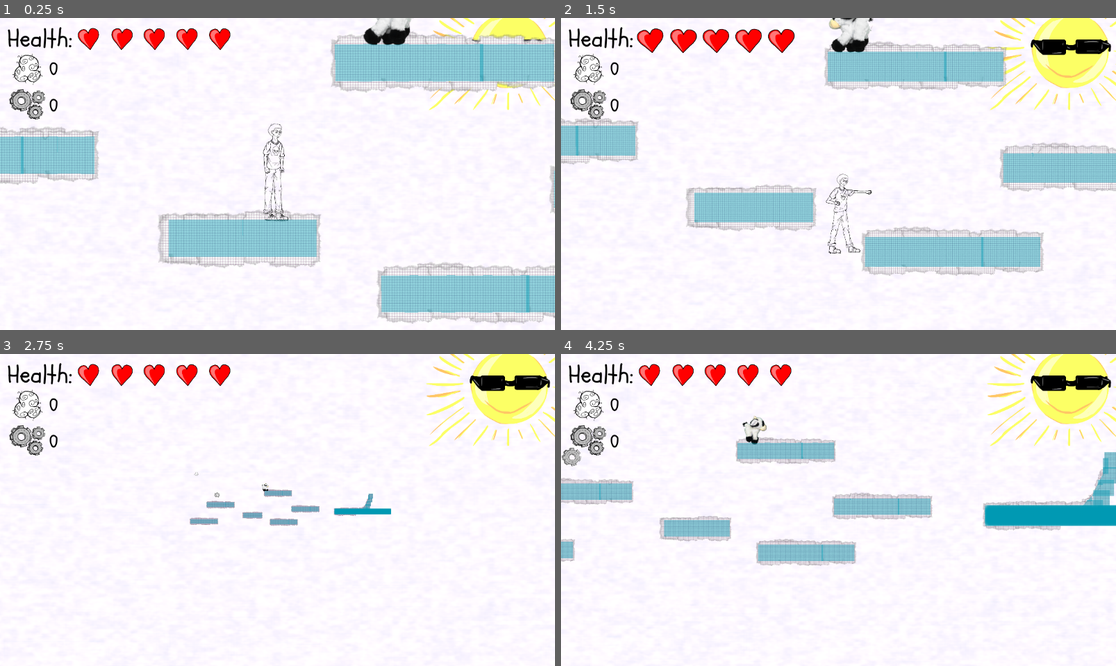
Above: before the commit, frames 1-4 (two rows, left to right).
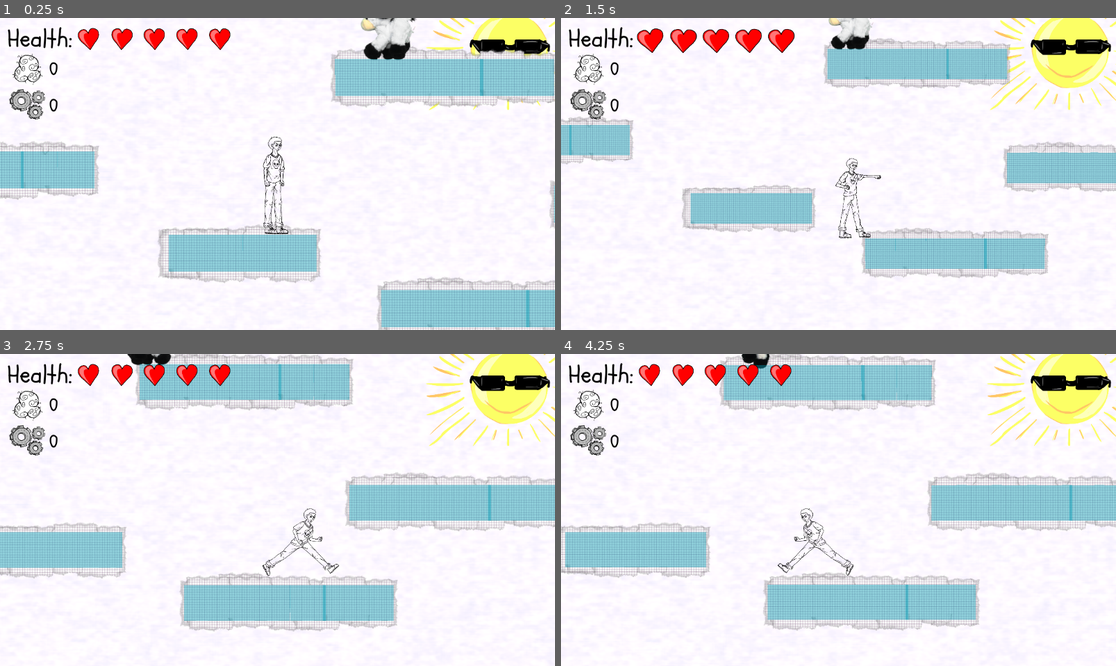
Above: after the commit, the same moments.

Repository: asger-finding/ddu-syds-droemmerejse
Game: Godot game, scene res://Root.tscn
Two runs of this game, one before a commit and one after it. Both use one fixed random seed, a clock stepped at 60 frames per second and the inputs below.
Inputs:
- Up to frame 1 (0.25 s): no input
- Up to frame 2 (1.5 s): tap Enter (ui_accept) at 0.5, 0.77 s; hold Right (ui_right) 0.53-1.28 s; tap X (Punch) at 0.6, 1.35 s; hold Down (ui_down) from 1.28 s (still down)
- Up to frame 3 (2.75 s): tap Enter (ui_accept) at 1.52 s; release Down (ui_down) at 2.03 s; hold Right (ui_right) from 2.03 s (still down); tap X (Punch) at 2.1 s
- Up to frame 4 (4.25 s): release Right (ui_right) at 2.78 s; hold Up (ui_up) 2.78-3.53 s; tap X (Punch) at 2.85, 3.6 s; tap Enter (ui_accept) at 3.02, 3.77 s; hold Left (ui_left) from 3.53 s (still down)

The runs differ from the first frame. In frame 1, 17% of the frame differs, in the area x 0-100%, y 0-100%; in frame 2, 5.4%; in frame 3, 21%; in frame 4, 26%, in the area x 0-100%, y 0-89%.

Commit message:
fix: Sid frame margins

Diff:
--- a/game/Scenes/World.tscn
+++ b/game/Scenes/World.tscn
@@ -105,10 +105,10 @@
 }]
 
 [sub_resource type="RectangleShape2D" id="RectangleShape2D_5dli4"]
-size = Vector2(722, 828)
+size = Vector2(770, 1044)
 
 [sub_resource type="RectangleShape2D" id="RectangleShape2D_r0dna"]
-size = Vector2(27, 97.4)
+size = Vector2(25.8, 101)
 
 [sub_resource type="RectangleShape2D" id="RectangleShape2D_b5aes"]
 size = Vector2(40, 40)
@@ -135,17 +135,19 @@
 position = Vector2(0.2, 0.2)
 scale = Vector2(0.1, 0.1)
 sprite_frames = SubResource("SpriteFrames_d2jk0")
-animation = &"Idle"
+animation = &"Punch"
+frame = 1
+frame_progress = 1.0
 
 [node name="Punch" type="Area2D" parent="Interactability/Player/PlayerSprite"]
 position = Vector2(62, -396)
 
 [node name="PunchHitbox" type="CollisionShape2D" parent="Interactability/Player/PlayerSprite/Punch"]
-position = Vector2(-135, 390)
+position = Vector2(-97, 498)
 shape = SubResource("RectangleShape2D_5dli4")
 
 [node name="StandingCollision" type="CollisionShape2D" parent="Interactability/Player"]
-position = Vector2(-4.9, -1.1)
+position = Vector2(-3.3, 12.5)
 scale = Vector2(1, 1)
 shape = SubResource("RectangleShape2D_r0dna")
 one_way_collision = true
@@ -153,7 +155,7 @@
 debug_color = Color(0.735591, 1.63645e-06, 0.425898, 0.42)
 
 [node name="RollingCollision" type="CollisionShape2D" parent="Interactability/Player"]
-position = Vector2(0, 39)
+position = Vector2(0, 43)
 scale = Vector2(1, 1)
 shape = SubResource("RectangleShape2D_b5aes")
 disabled = true
@@ -162,7 +164,7 @@
 debug_color = Color(0.735591, 1.63645e-06, 0.425898, 0.42)
 
 [node name="Enemy" parent="Interactability" instance=ExtResource("18_irg3d")]
-position = Vector2(605, -1010)
+position = Vector2(606, -1058)
 health = 5
 
 [node name="Fluff" parent="Interactability" instance=ExtResource("19_y8a40")]
Binary file changed: game/Assets/Sprites/Player/Death/frame_0.png
Binary file changed: game/Assets/Sprites/Player/Fall/frame_0.png
Binary file changed: game/Assets/Sprites/Player/Idle/frame_0.png
Binary file changed: game/Assets/Sprites/Player/Punch/frame_0.png
Binary file changed: game/Assets/Sprites/Player/Roll/frame_0.png
Binary file changed: game/Assets/Sprites/Player/Roll/frame_1.png
Binary file changed: game/Assets/Sprites/Player/Roll/frame_2.png
Binary file changed: game/Assets/Sprites/Player/Roll/frame_3.png
Binary file changed: game/Assets/Sprites/Player/Run/frame_0.png
Binary file changed: game/Assets/Sprites/Player/Run/frame_1.png
Binary file changed: game/Assets/Sprites/Player/Run/frame_2.png
Binary file changed: game/Assets/Sprites/Player/Run/frame_3.png
(and 1 more such lines)
